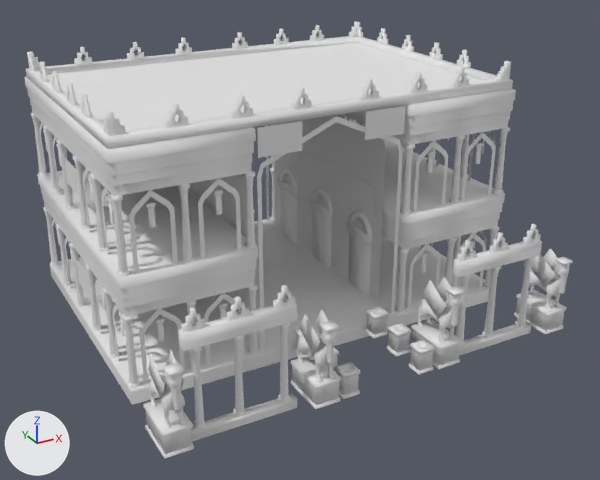
The COLLADA model art/meshes/structural/sasanids/wonder.dae, before and after one commit.
Rendered twice from a 50 mm camera at (-37.3, -70.5, 41.6) aimed at (0.2, -2.3, 7.5). The lights are fixed; the arrows at lower left show +X, +Y and +Z. The first picture is the older version.

The first picture shows 'sasa_wonder'.
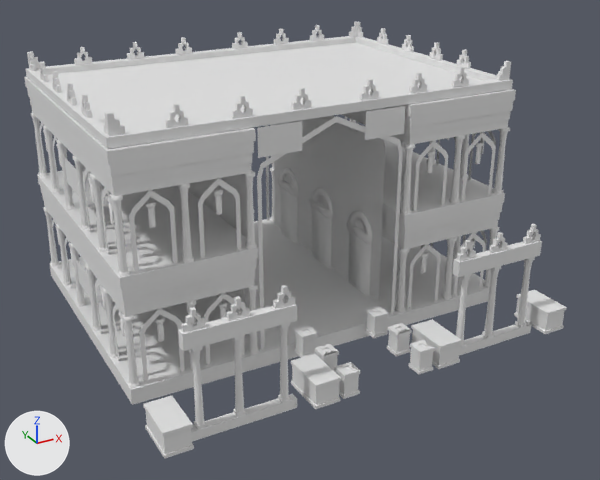
Commit message: Update improve the Sasanian Wonder

Where the change shows, as pixel boxes [x1, y1, x2, y2] in the pictures (600 x 480 px):
'sasa_wonder', reshaped: before [24, 22, 573, 459]; after [24, 22, 567, 459]
part 1 of me_sasa_wonder, deleted: before [148, 248, 573, 429]
part 2 of me_sasa_wonder, deleted: before [335, 329, 434, 370]
part 3 of me_sasa_wonder, reshaped: [38, 38, 485, 131] in both

The edits, one by one:
me_sasa_wonder is used by ob_sasa_wonder; location (0.0, 0.0, 0.0).
Verts and faces of me_sasa_wonder; kept vertices keep their numbers, new ones are numbered from 7743.
Before the commit, vertices of me_sasa_wonder: 608 (4.4, -18.7, 2.4) at pixel (427, 346), 621 (4.8, -19.2, 2.4) at pixel (434, 347), 622 (4.8, -17.5, 2.4) at pixel (424, 339), 640 (-3.6, -18.7, 2.4) at pixel (353, 369), 653 (-3.2, -19.2, 2.4) at pixel (360, 370).
Before the commit, vertices of me_sasa_wonder: 654 (-3.2, -17.5, 2.4) at pixel (350, 361), 672 (4.4, -15.2, 2.4) at pixel (405, 329), 676 (3.6, -15.1, 2.4) at pixel (398, 331), 684 (4.8, -15.6, 2.4) at pixel (411, 330), 687 (3.2, -15.6, 2.4) at pixel (397, 334).
Before the commit, vertices of me_sasa_wonder: 704 (-3.6, -15.2, 2.4), 708 (-4.3, -15.1, 2.4), 716 (-3.2, -15.6, 2.4) at pixel (339, 351), 719 (-4.8, -15.6, 2.4).
me_sasa_wonder had 7743 vertices, 11690 faces and spanned x -21.2..20.9, y -20.0..20.1, z -1.2..24.8.
me_sasa_wonder now has 5507 vertices, 7576 faces and spans x -21.2..20.9, y -19.3..20.1, z -1.2..24.8.
me_sasa_wonder part 1: 32 loose pieces with 2252 vertices, spanning x -21.0..20.7, y -20.0..-14.2, z 2.3..7.9, are deleted.
Part 2, on me_sasa_wonder:
Faces deleted: (608, 621, 622), (640, 653, 654), (676, 687, 684), (672, 676, 684), (708, 719, 716), (704, 708, 716).
Part 3, on me_sasa_wonder:
16 faces are deleted.
6 new vertices lie (-9.8, 0.0, 0.0) away from vertices in x 0.0..19.5, y -7.8..18.5, z 22.4.
5 new vertices lie (0.0, 5.8, 0.0) away from vertices in x -19.6..19.5, y -7.8, z 22.4.
5 new vertices lie (0.0, -7.4, 0.0) away from vertices in x -19.6..19.5, y 18.5, z 22.4.
48 new faces join them.
